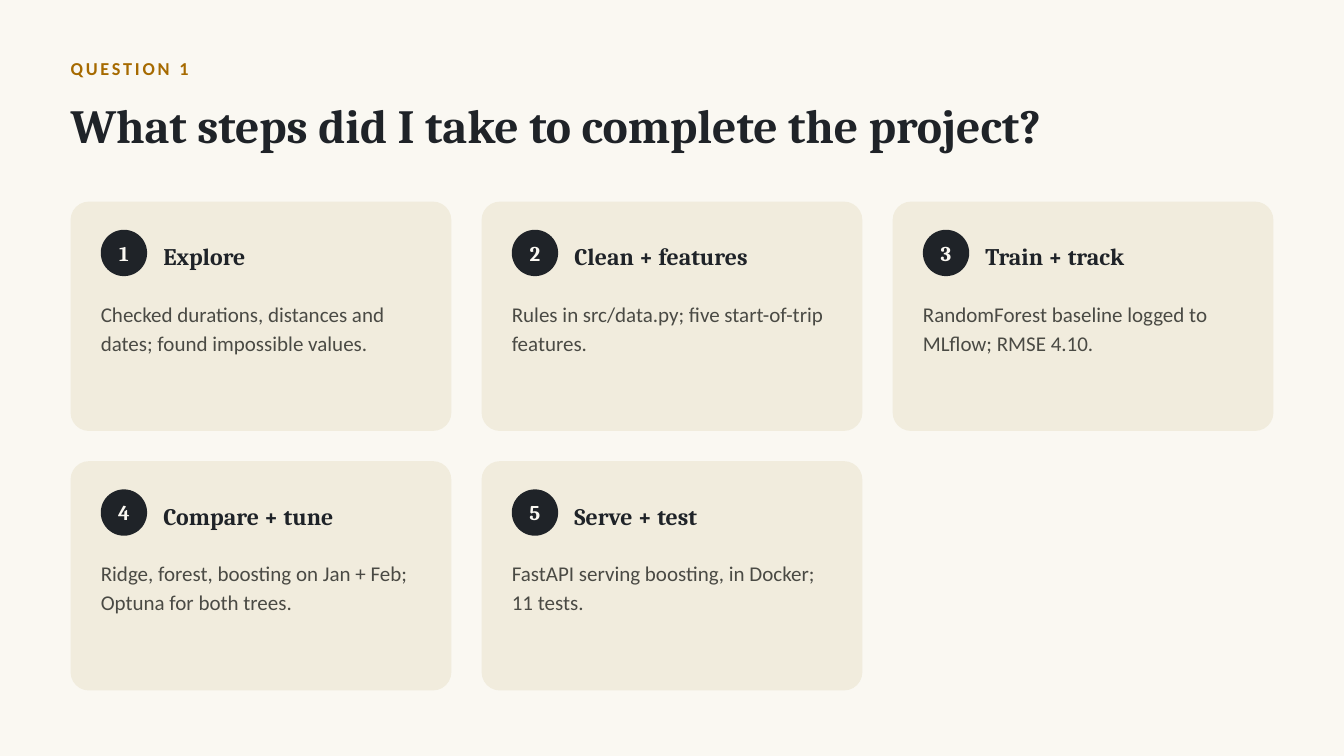
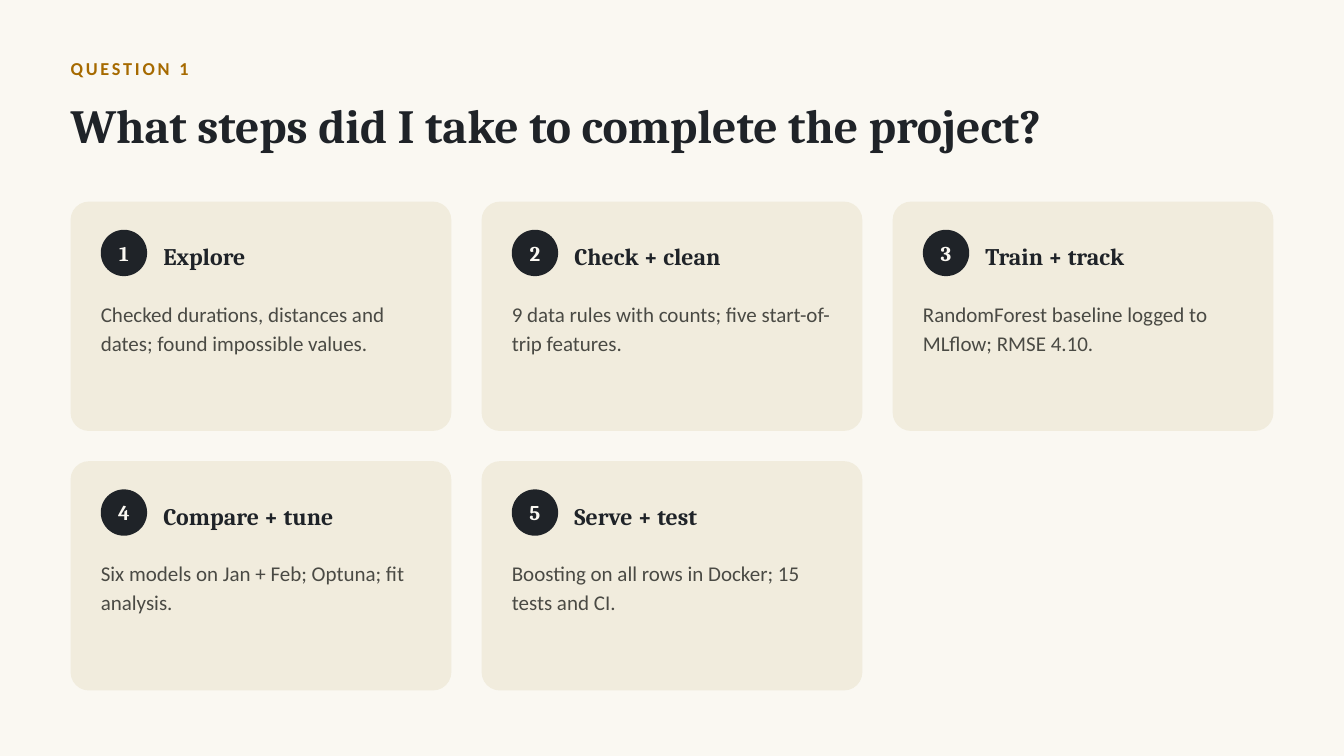
Before and after one commit to jeevan516/model-deployment-project, a slide deck: slide 10 of presentation/model-deployment-project.pptx (slide 8 before the commit). Drawn at 1344x756 pixels with LibreOffice and Linux fonts; fonts in the diff are those of the drawing. Boxes give left, top, right and bottom in pixels: in the first picture for what was removed or moved away, otherwise in the second. Text is boxed around its words. In the diff, an @@ line names an element or a change of style, - is before the commit and + after.

Commit message:
Data checks, six-model comparison (XGBoost, LightGBM, route-speed baseline), Optuna dashboard, fit analysis; serve HistGradientBoosting trained on all rows (RMSE 3.70)

```diff
--- a/presentation/model-deployment-project.pptx
+++ b/presentation/model-deployment-project.pptx
@@ text at [574, 248, 720, 266]: text changed @@
-Clean + features
+Check + clean
@@ text at [512, 307, 830, 355]: text changed @@
-Rules in src/data.py; five start-of-trip features.
+9 data rules with counts; five start-of-trip features.
@@ text at [101, 566, 404, 614]: text changed @@
-Ridge, forest, boosting on Jan + Feb; Optuna for both trees.
+Six models on Jan + Feb; Optuna; fit analysis.
@@ text at [512, 566, 799, 610]: text changed @@
-FastAPI serving boosting, in Docker; 11 tests.
+Boosting on all rows in Docker; 15 tests and CI.
```
Also in this commit, not shown: 6 other slides changed, 2 slides added, 16 other files.
